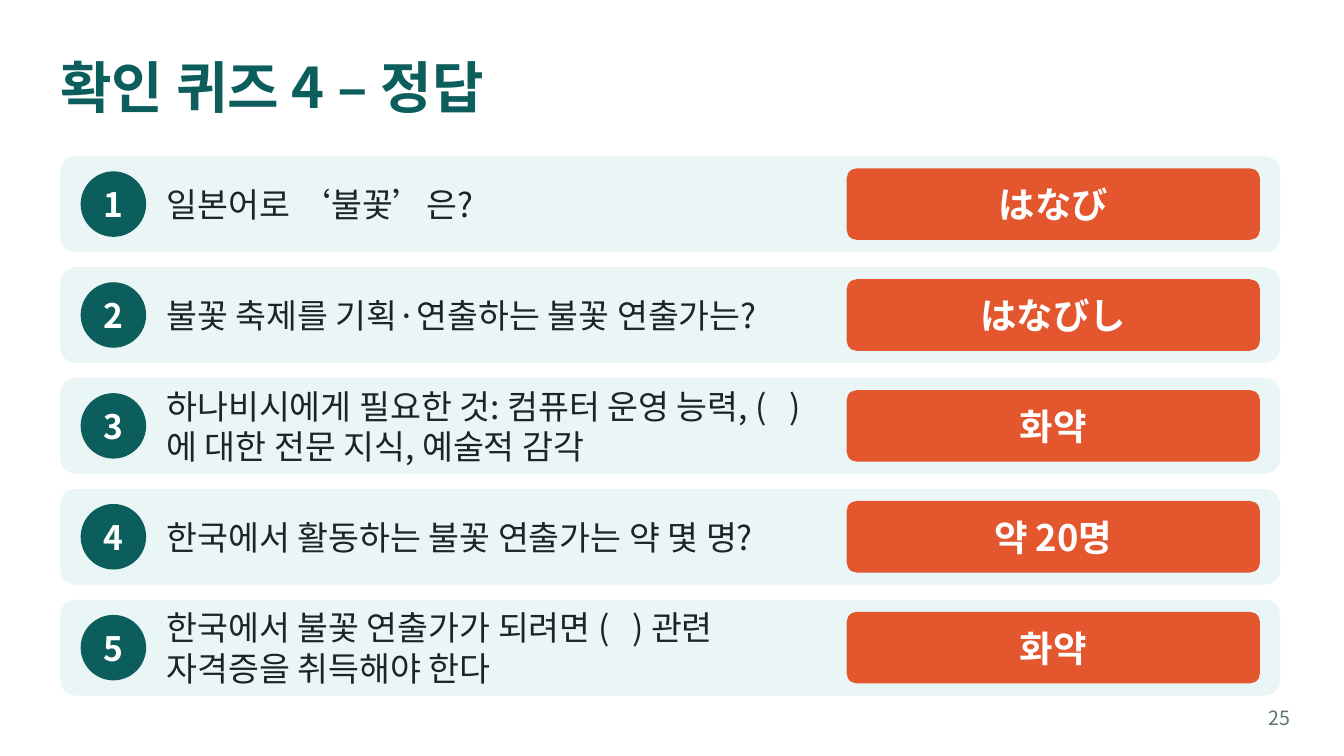
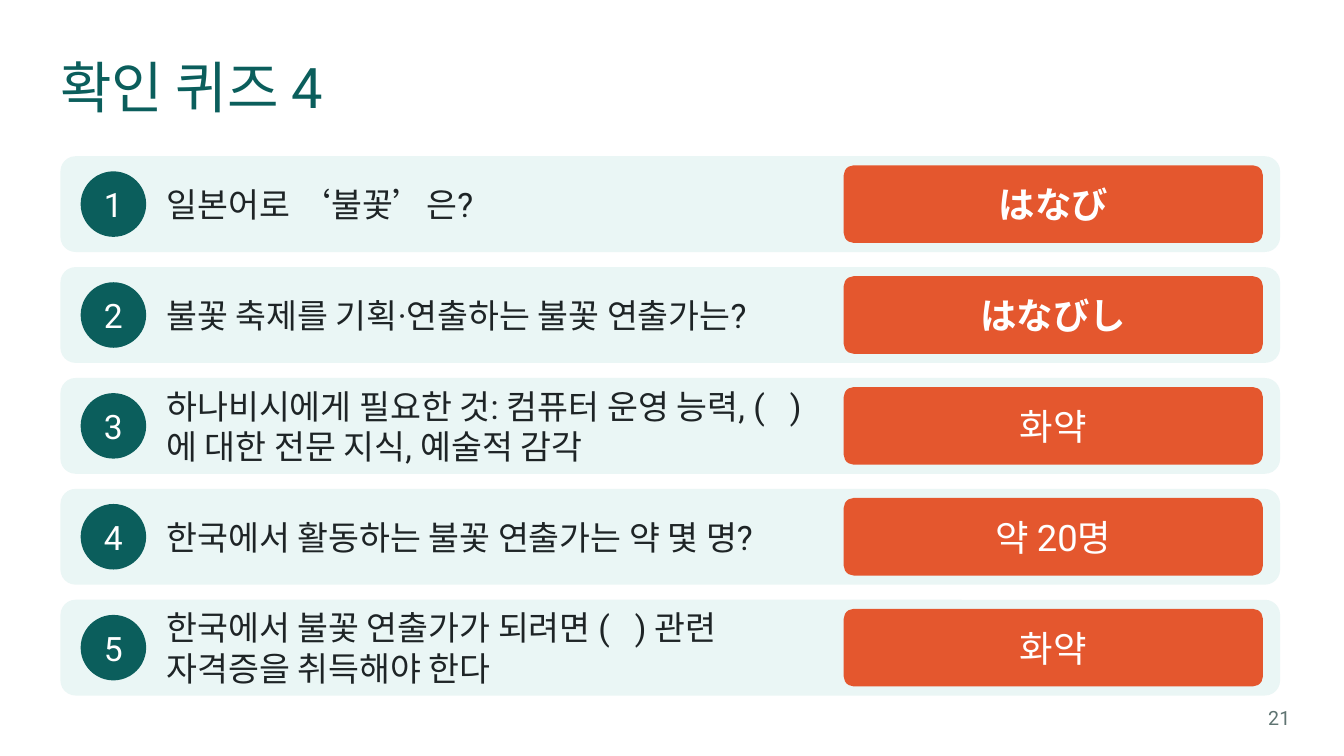
Before and after one commit to choeetururira/japanese, a slide deck: slide 21 of 일본문화광장_수업.pptx (slide 25 before the commit). Drawn at 1344x756 pixels with LibreOffice and Linux fonts; fonts in the diff are those of the drawing. Boxes give left, top, right and bottom in pixels: in the first picture for what was removed or moved away, otherwise in the second. Text is boxed around its words. In the diff, an @@ line names an element or a change of style, - is before the commit and + after.

```diff
--- a/일본문화광장_수업.pptx
+++ b/일본문화광장_수업.pptx
@@ title at bbox=[60, 61, 322, 113]: text changed; font Noto Sans CJK KR to Roboto; bold off @@
-확인 퀴즈 4 – 정답
+확인 퀴즈 4
@@ rounded rectangle "はなび": place and size @@
-rounded rectangle "はなび" at bbox=[999, 187, 1108, 221]
+rounded rectangle "はなび" at bbox=[844, 165, 1263, 243]
@@ rounded rectangle "はなび" at bbox=[844, 165, 1263, 243]: fill none to #E4572E @@
@@ rounded rectangle removed at bbox=[847, 168, 1260, 240] @@
@@ rounded rectangle "はなびし" at bbox=[844, 276, 1263, 354]: fill none to #E4572E @@
@@ rounded rectangle "はなびし": place and size @@
-rounded rectangle "はなびし" at bbox=[980, 298, 1126, 332]
+rounded rectangle "はなびし" at bbox=[844, 276, 1263, 354]
@@ rounded rectangle removed at bbox=[847, 279, 1260, 351] @@
@@ rounded rectangle "화약": place and size @@
-rounded rectangle "화약" at bbox=[1020, 409, 1087, 444]
+rounded rectangle "화약" at bbox=[844, 387, 1263, 465]
@@ rounded rectangle removed at bbox=[847, 390, 1260, 462] @@
@@ font Noto Sans CJK KR to Roboto, bold off; fill none to #E4572E in 3 elements at bbox=[844, 387, 1263, 465], bbox=[844, 609, 1263, 687], bbox=[844, 498, 1263, 576] @@
@@ rounded rectangle "약 20명": place and size @@
-rounded rectangle "약 20명" at bbox=[994, 520, 1112, 555]
+rounded rectangle "약 20명" at bbox=[844, 498, 1263, 576]
@@ rounded rectangle removed at bbox=[847, 501, 1260, 573] @@
@@ font Noto Sans CJK KR to Roboto, bold off in 5 elements at bbox=[104, 193, 123, 217], bbox=[104, 303, 123, 328], bbox=[104, 414, 123, 440], bbox=[104, 526, 123, 550], bbox=[104, 637, 123, 662] @@
@@ font Noto Sans CJK KR to Roboto in 5 elements at bbox=[166, 188, 474, 220], bbox=[166, 300, 747, 331], bbox=[166, 391, 745, 464], bbox=[166, 522, 753, 553], bbox=[166, 612, 717, 684] @@
@@ rounded rectangle "화약": place and size @@
-rounded rectangle "화약" at bbox=[1020, 631, 1087, 666]
+rounded rectangle "화약" at bbox=[844, 609, 1263, 687]
@@ rounded rectangle removed at bbox=[847, 612, 1260, 684] @@
@@ page number at bbox=[1268, 711, 1290, 725]: text changed; font Noto Sans CJK KR to Roboto @@
-25
+21
```
Also in this commit, not shown: 22 other slides changed, 4 slides removed, 1 other file.
